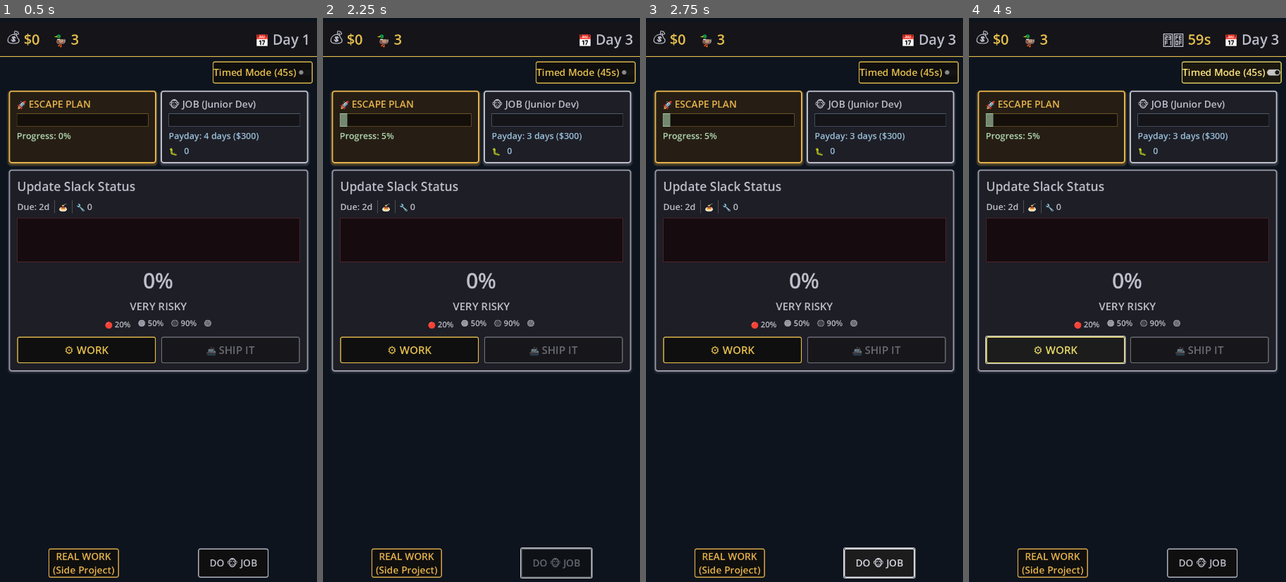
Above: before the commit, frames 1-4 (left to right).
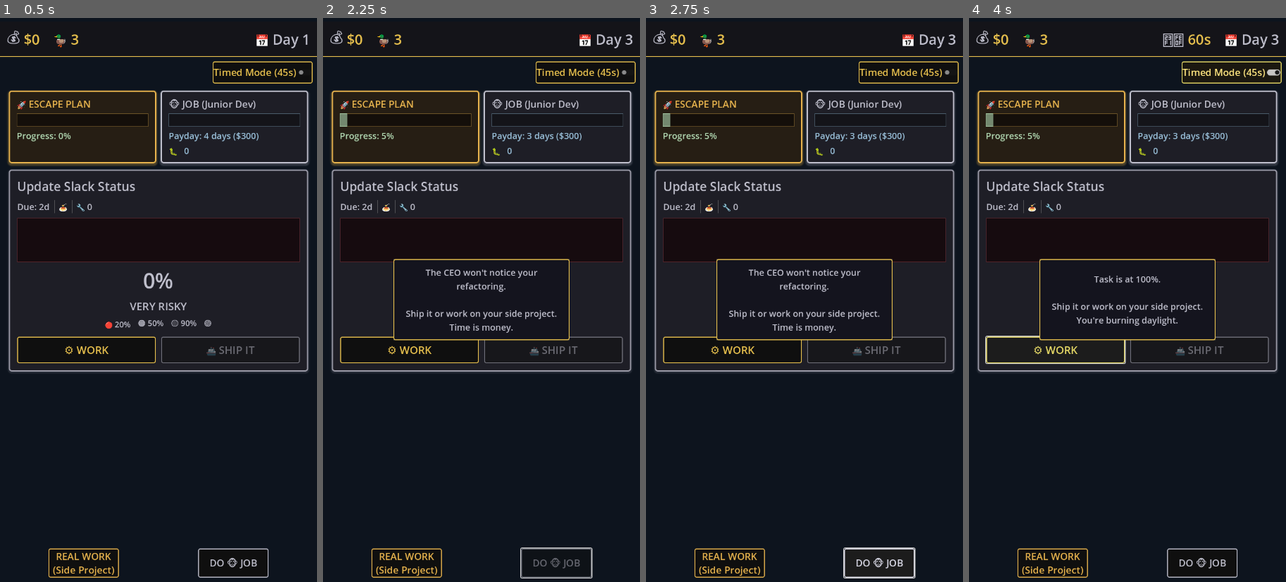
Above: after the commit, the same moments.

Repository: lmchoi/alt-f-this
Game: Godot game, scene res://scenes/game_ui.tscn
The game is run twice, just before and just after one commit, with the same random seed, the same clock (stepped at 60 frames per second) and the same inputs.
Inputs:
- Up to frame 1 (0.5 s): no input
- Up to frame 2 (2.25 s): click "⚙️ WORK" at 0.5 s; click "REAL WORK (Side Project)" at 1.25 s; click "DO 🐵 JOB" at 2 s
- Up to frame 3 (2.75 s): no input
- Up to frame 4 (4 s): click "Timed Mode (45s)" at 2.75 s; click "⚙️ WORK" at 3.5 s

Frame 1 is identical in both runs. In frame 2, 1.6% of the frame differs, in the area x 22-78%, y 42-58%; in frame 3, 1.6%; in frame 4, 1.5%.

Commit message:
Wire up TaskPanelV2 work_pressed signal
TaskPanelV2 has WORK button inside the panel (not external).
Connect its work_pressed signal to the game handler.

Old external WorkButton still works too (kept for now).

🤖 Generated with [Claude Code](https://claude.com/claude-code)

Co-Authored-By: Claude <noreply@anthropic.com>

Diff:
--- a/scenes/game_ui.gd
+++ b/scenes/game_ui.gd
@@ -14,6 +14,9 @@
 func _ready():
 	work_button.pressed.connect(_on_work_button_pressed)
 	slack_button.pressed.connect(_on_slack_button_pressed)
+
+	# TaskPanelV2 has buttons inside, connect its signals
+	task_panel.work_pressed.connect(_on_work_button_pressed)
 	task_panel.ship_it_pressed.connect(_on_ship_it_button_pressed)
 	GameManager.event_occurred.connect(_on_event_occurred)
 	GameManager.task_completed_awaiting_choice.connect(_on_task_completed)
